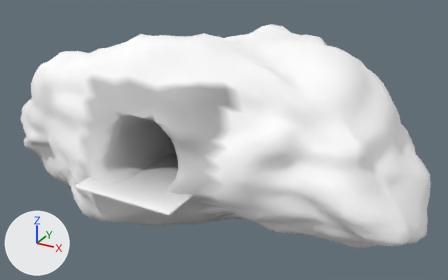
The glTF model assets/caves-v1/cave_mouth_c.glb: old version first, new version second.
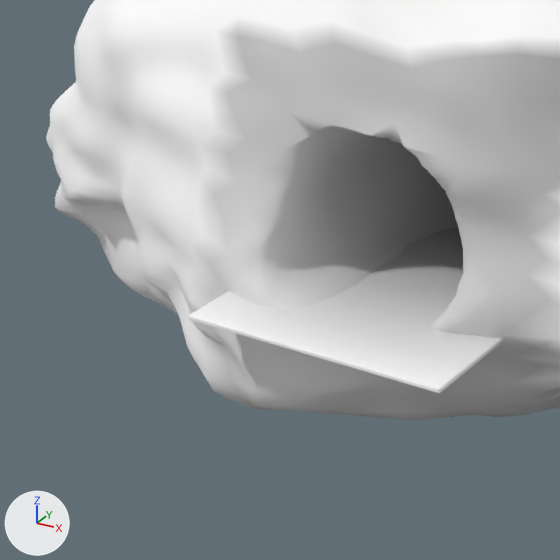
Each version appears first whole from a 50 mm camera at (16.79, -22.76, 14.4) aimed at (0.44, 6.96, -0.46), and next in a close-up on the part from 1% to 48% of the width and 24% to 100% of the height. Arrows for +X, +Y and +Z are at lower left; the lights stay in place. The first two pictures are the older version. Vertices at exactly the same position are counted once.

The older version as bpy lines, for what is in view:
```python
me_cave_mouth_rock = bpy.data.meshes.new('cave mouth rock')
me_cave_mouth_rock.from_pydata(...)  # 3031 vertices, 6057 faces; spans x -12.7..12.9, y -1.7..17.7, z -4.0..6.4
me_cave_mouth_rock.materials.append(mat_cm_rock)
me_cube = bpy.data.meshes.new('Cube')
me_cube.from_pydata(...)  # 1784 vertices, 3564 faces; spans x -2.8..2.8, y -4.5..4.5, z -0.05..0.05
me_cube.materials.append(mat_cm_earth)
ob_cave_mouth_rock_col = bpy.data.objects.new('cave mouth rock-col', me_cave_mouth_rock)
ob_cave_mouth_rock_col.location = (0.0, 0.0, 0.0)
ob_mouth_floor_col = bpy.data.objects.new('mouth floor-col', me_cube)
ob_mouth_floor_col.location = (0.0, 2.0, -0.05)
```
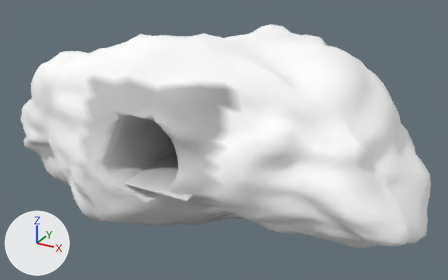
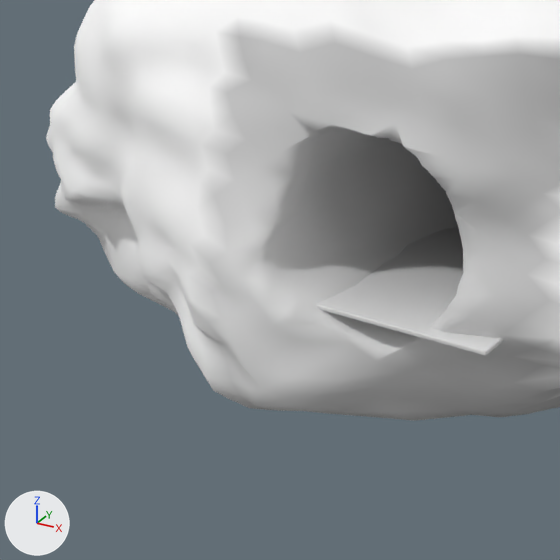
Edits to the scene script, one JSON object a line:
```json
{"block": "me_cube", "where": "# used by ob_mouth_floor_col; location = (0.0, 2.0, -0.05)"}
{"op": "remove", "block": "me_cube", "code": "me_cube.from_pydata(...)  # 1784 vertices, 3564 faces; spans x -2.8..2.8, y -4.5..4.5, z -0.05..0.05"}
{"op": "add", "block": "me_cube", "code": "me_cube.from_pydata(...)  # 1784 vertices, 3564 faces; spans x -2.8..2.8, y -3.75..3.75, z -0.05..0.05"}
{"block": "me_cube", "change": "me_cube part 1: the whole mesh is scaled about its middle by (1, 0.833, 1)"}
{"block": "me_cube", "change": "me_cube part 2: 1452 faces centred in x -2.8..2.8, y -4.5..3.15, z -0.05..0.05 are repainted in the vertex colours; the middle colour goes from white #fefefe to light grey #dddddd"}
{"block": "me_cube", "change": "me_cube part 3: 779 faces centred in x -2.8..2.8, y -2.16..3.15, z -0.05..0.05 are repainted in the vertex colours; the middle colour goes from grey #9a9a9a to grey #8b8b8b"}
{"op": "set", "path": "ob_mouth_floor_col.location", "old": "(0.0, 2.0, -0.05)", "new": "(0.0, 2.75, -0.05)"}
```

Boxes (x1, y1, x2, y2) around the edits, measured in the close-ups (560 x 560 px; the box of a moved part takes in the faces that stretch with it):
```json
{"object": "mouth floor-col", "change": "moved, rescaled", "before": [189, 227, 503, 393], "after": [316, 227, 503, 356]}
{"part": 1, "of": "me_cube", "change": "moved or reshaped", "before": [189, 291, 487, 393], "after": [316, 305, 487, 356]}
{"part": 2, "of": "me_cube", "change": "edited", "before": [316, 295, 501, 355], "after": [316, 295, 501, 355], "on screen": "looks the same"}
{"part": 3, "of": "me_cube", "change": "edited", "before": [374, 227, 463, 293], "after": [374, 227, 463, 293], "on screen": "looks the same"}
```
